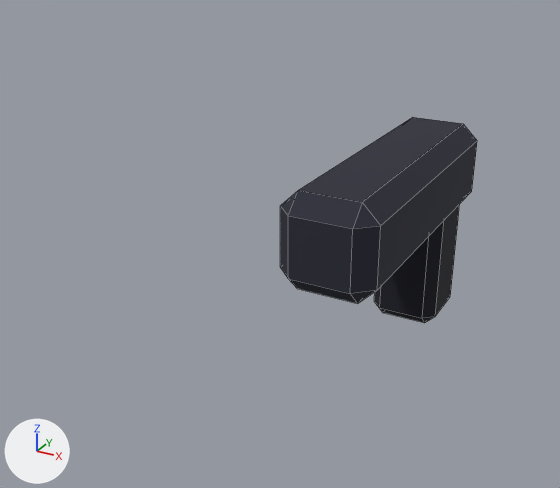
What one commit did to the Blender file public/models/cutaway-prop.blend.
Before and after are seen from a 50 mm camera at (0.179, -0.538, 0.213) aimed at (-0.046, -0.129, 0.008). Lighting does not change. The marker at lower left points along +X, +Y and +Z. The first picture is the older version. Mesh edges are drawn as thin lines.

Before the edit, the objects in view are built like this:
```python
me_cube_001 = bpy.data.meshes.new('Cube.001')
me_cube_001.from_pydata(...)  # 48 vertices, 52 faces; spans x -0.032..0.032, y -0.11..0.11, z -0.12..0.032
me_cube_001.materials.append(mat_vertexpalette)
ob_cutawayprop = bpy.data.objects.new('CutawayProp', me_cube_001)
ob_cutawayprop.location = (0.0, -0.055, 0.025)
```
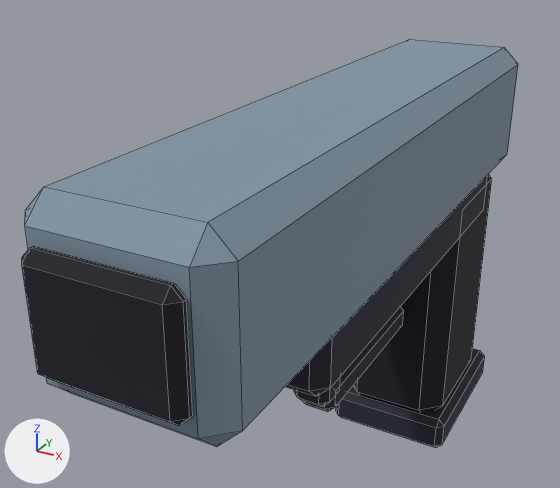
Edits to the bpy script that builds the scene:
```text
Change me_cube_001:
    used by ob_cutawayprop; location = (0.0, -0.055, 0.025)
    remove me_cube_001.from_pydata(...)  # 48 vertices, 52 faces; spans x -0.032..0.032, y -0.11..0.11, z -0.12..0.032
    add me_cube_001.from_pydata(...)  # 168 vertices, 182 faces; spans x -0.05..0.05, y -0.224..0.229, z -0.259..0.047
    me_cube_001 part 1: the loose piece of 24 vertices spanning x -0.026..0.026, y 0.043..0.097, z -0.12..0.0 is scaled about its middle by (0.449, 0.419, 0.671), then moved by (0.0, -0.104, -0.04)
    me_cube_001 part 2: the loose piece of 24 vertices spanning x -0.032..0.032, y -0.11..0.11, z -0.032..0.032 is rebuilt with 24 vertices and now spans x -0.05..0.05, y -0.215..0.215, z -0.047..0.047
    me_cube_001 part 3: a new loose piece of 24 vertices spanning x -0.038..0.038, y -0.224..-0.212, z -0.029..0.029, in mat_vertexpalette
    me_cube_001 part 4: a new loose piece of 24 vertices spanning x -0.043..0.043, y -0.115..0.185, z -0.083..-0.038, in mat_vertexpalette
    me_cube_001 part 5: a new loose piece of 24 vertices spanning x -0.042..0.042, y 0.1..0.21, z -0.24..-0.04, in mat_vertexpalette
    me_cube_001 part 6: a new loose piece of 24 vertices spanning x -0.047..0.047, y 0.099..0.229, z -0.259..-0.231, in mat_vertexpalette
    me_cube_001 part 7: a new loose piece of 24 vertices spanning x -0.013..0.013, y -0.038..0.092, z -0.149..-0.127, in mat_vertexpalette
Change ob_cutawayprop:
    ob_cutawayprop.location: (0.0, -0.055, 0.025) -> (0.0, -0.13, 0.065)
```

Boxes [x1, y1, x2, y2] around the edits, measured in the pictures (560 x 488 px; the box of a moved part takes in the faces that stretch with it):
'CutawayProp', reshaped, moved (151% wider, 98% taller): before [280, 117, 477, 323]; after [22, 39, 518, 448]
part 1 of me_cube_001, moved or reshaped: before [374, 205, 459, 323]; after [294, 377, 340, 407]
part 2 of me_cube_001, rebuilt (149% wider, 118% taller): before [280, 117, 477, 304]; after [25, 39, 518, 447]
part 3 of me_cube_001, added: after [22, 246, 193, 426]
part 4 of me_cube_001, added: after [285, 175, 488, 396]
part 5 of me_cube_001, added: after [353, 174, 492, 412]
part 6 of me_cube_001, added: after [336, 348, 485, 448]
part 7 of me_cube_001, added: after [303, 307, 404, 412]
